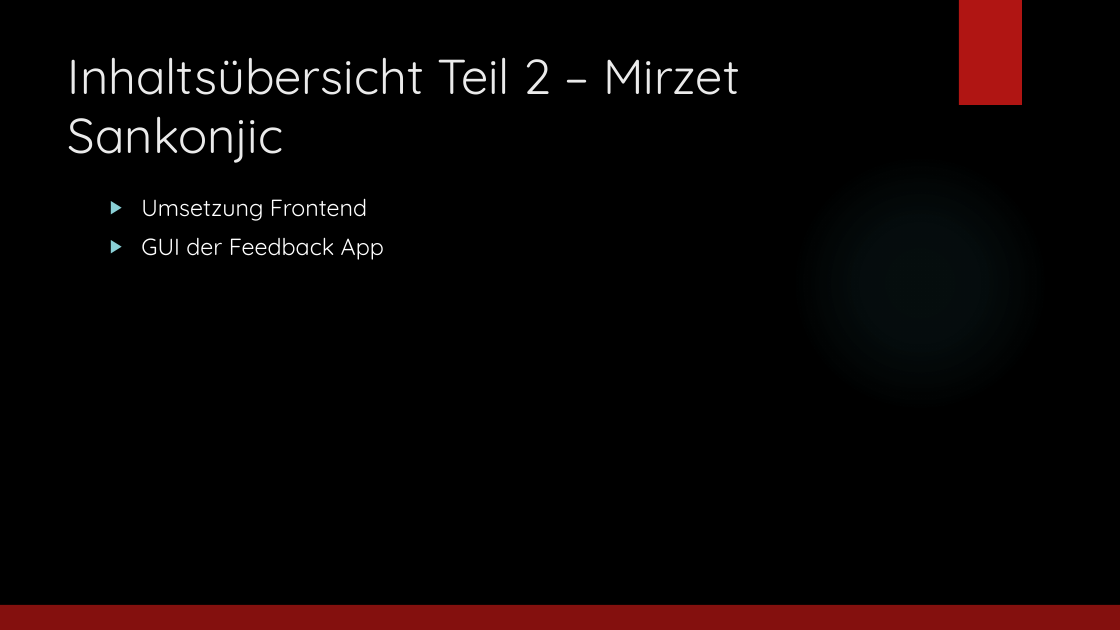
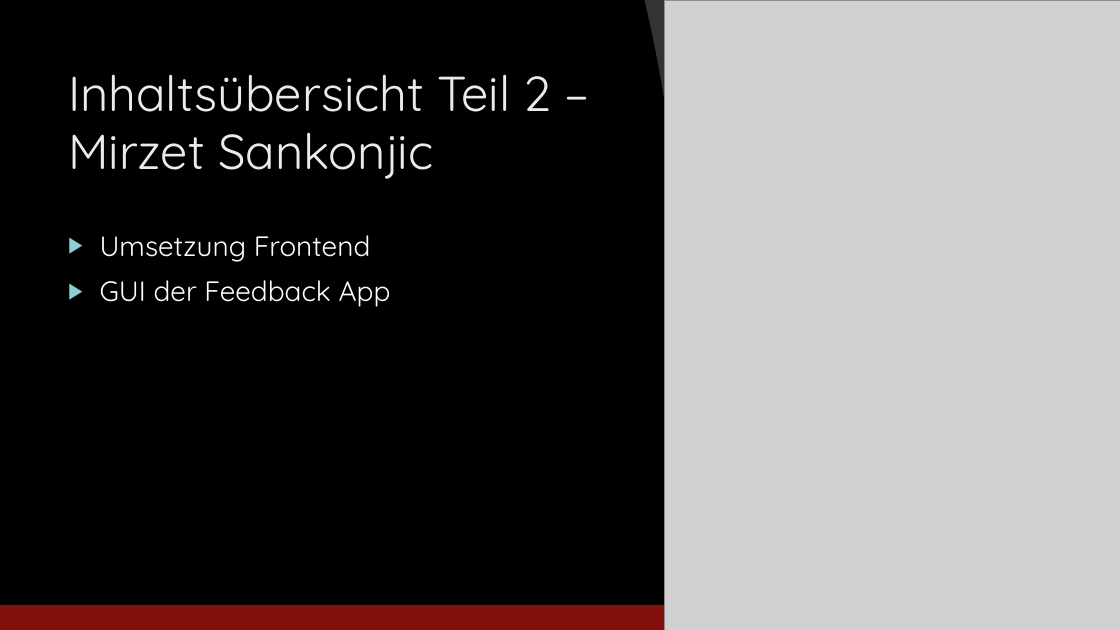
Before and after one commit to jfuerlinger/htl-da-2021_22-feedback-app, a slide deck: slide 5 of Praesentation/Praesentation_Diplomarbeit_FeedbackApp.pptx. Drawn at 1120x630 pixels with LibreOffice and Linux fonts; fonts in the diff are those of the drawing; grey boxes stand for pictures; background and template pictures are left out. Boxes give left, top, right and bottom in pixels: in the first picture for what was removed or moved away, otherwise in the second. Text is boxed around its words. In the diff, an @@ line names an element or a change of style, - is before the commit and + after.

```diff
--- a/Praesentation/Praesentation_Diplomarbeit_FeedbackApp.pptx
+++ b/Praesentation/Praesentation_Diplomarbeit_FeedbackApp.pptx
@@ freeform shape added at [644,0,696,341], fill #FFFFFF at 20% opacity @@
@@ picture added at [665,0,1120,630] @@
@@ title "Inhaltsübersicht Teil 2 – Mirzet ..." rewrapped from [68,57,740,163] to [68,74,552,179] @@
@@ ellipse removed at [791,154,1049,413] @@
@@ text "Umsetzung Frontend": place and size @@
-text "Umsetzung Frontend" at [141,198,384,260]
+text "Umsetzung Frontend" at [100,235,391,307]
@@ text "Umsetzung Frontend" at [100,235,391,307]: size 20 to 24 pt @@
```
Also in this commit, not shown: 3 other slides changed, 1 slide added, 1 slide removed.
